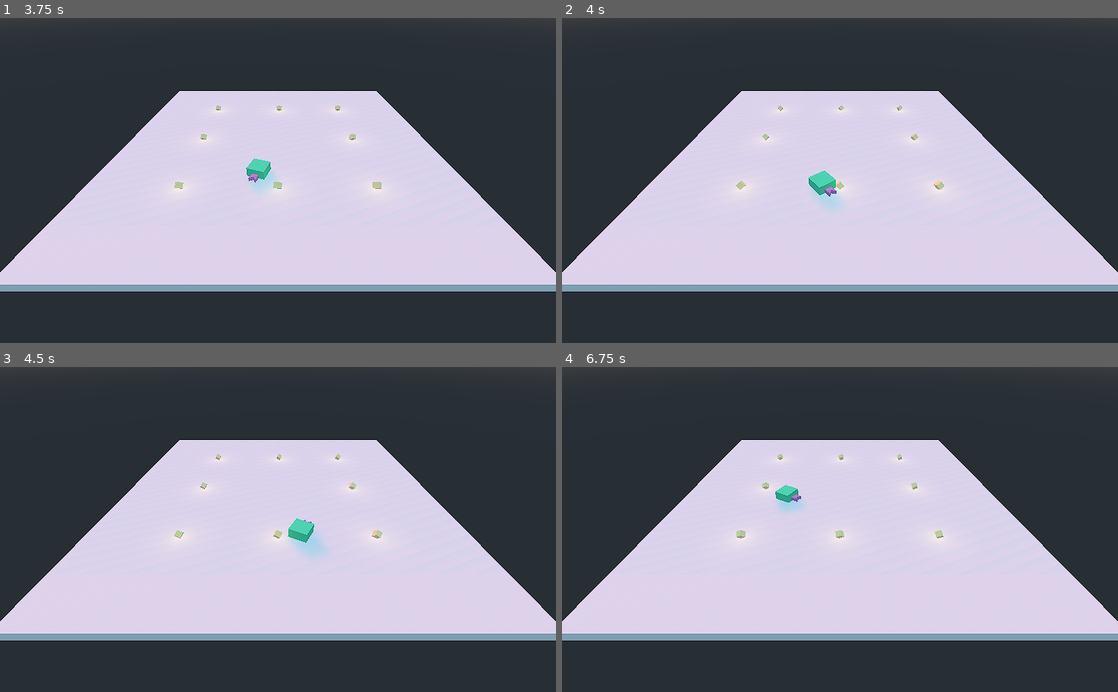
Above: before the commit, frames 1-4 (two rows, left to right).
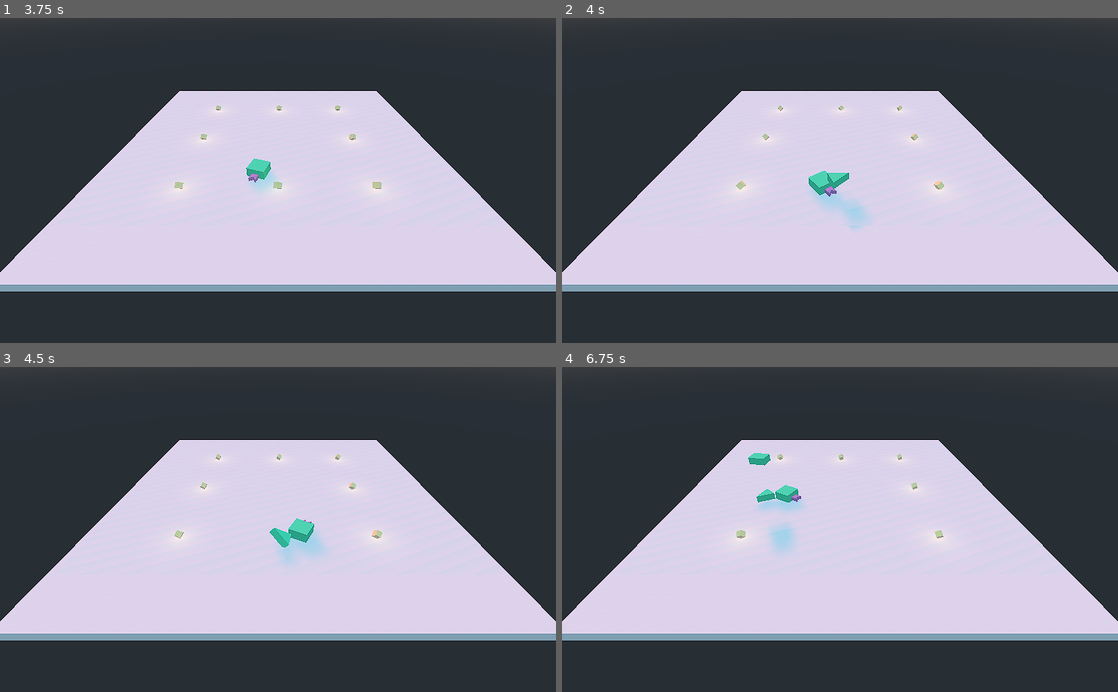
Above: after the commit, the same moments.

Repository: shinpansen/GodotSnake
Game: Godot game, scene res://Main.tscn
The game is run twice, just before and just after one commit, with the same random seed, the same clock (stepped at 60 frames per second) and the same inputs.
Inputs:
- Up to frame 1 (3.75 s): hold Right (ui_right) 0.53-1.28 s; hold Down (ui_down) 1.28-2.03 s; hold Right (ui_right) 2.03-3.53 s; hold Left (ui_left) from 3.53 s (still down)
- Up to frame 2 (4 s): keep holding Left (ui_left)
- Up to frame 3 (4.5 s): keep holding Left (ui_left)
- Up to frame 4 (6.75 s): release Left (ui_left) at 5.03 s; hold Down (ui_down) 5.03-5.78 s; hold Right (ui_right) from 5.78 s (still down)

Frame 1 is identical in both runs. In frame 2, 0.4% of the frame differs, in the area x 47-55%, y 47-65%; in frame 3, 0.3%; in frame 4, 0.6%, in the area x 33-51%, y 26-57%.
Error before the commit: Invalid call to function 'snake_add_new_body' in base 'KinematicBody (snake_head.gd)'. Expected 2 arguments. (res://Pick)

Commit message:
testing raycast

Diff:
--- /dev/null
+++ b/KinematicBody.gd
@@ -0,0 +1,16 @@
+extends KinematicBody
+
+
+# Declare member variables here. Examples:
+# var a = 2
+# var b = "text"
+
+
+# Called when the node enters the scene tree for the first time.
+func _ready():
+	pass # Replace with function body.
+
+func _process(delta):
+#	if $RayCast.is_colliding():
+#		print($RayCast.get_collision_point())
+	pass
--- a/Main.tscn
+++ b/Main.tscn
@@ -1,9 +1,11 @@
-[gd_scene load_steps=4 format=2]
+[gd_scene load_steps=5 format=2]
 
 [ext_resource path="res://Snake/Scenes/snake_head.tscn" type="PackedScene" id=1]
 [ext_resource path="res://Pick Ups/Scenes/pickup_grow.tscn" type="PackedScene" id=2]
 
 [sub_resource type="CubeMesh" id=1]
+
+[sub_resource type="BoxShape" id=3]
 
 [node name="Main" type="Spatial" groups=["Main"]]
 
@@ -17,9 +19,19 @@
 light_bake_mode = 2
 shadow_enabled = true
 
-[node name="Ground" type="MeshInstance" parent="."]
+[node name="Ground" type="Area" parent="."]
+collision_layer = 4
+collision_mask = 0
+
+[node name="MeshInstance" type="MeshInstance" parent="Ground"]
 transform = Transform( 20, 0, 0, 0, 0.5, 0, 0, 0, 20, 0, -0.5, 0 )
+layers = 4
 mesh = SubResource( 1 )
+skeleton = NodePath("../..")
+
+[node name="CollisionShape" type="CollisionShape" parent="Ground"]
+transform = Transform( 20, 0, 0, 0, 0.5, 0, 0, 0, 20, 0, -0.5, 0 )
+shape = SubResource( 3 )
 
 [node name="Snake" parent="." instance=ExtResource( 1 )]
 transform = Transform( -4.37114e-08, 0, 1, 0, 1, 0, -1, 0, -4.37114e-08, 0, 0, 0 )
--- a/Pick Ups/Scripts/pickup_base.gd
+++ b/Pick Ups/Scripts/pickup_base.gd
@@ -8,5 +8,5 @@
 
 func _on_body_entered(body):
 	if body.has_method("snake_add_new_body"):
-		body.snake_add_new_body(transform.origin)
+		body.snake_add_new_body(transform.origin, true)
 		queue_free()
--- a/Snake/Scenes/snake_body.tscn
+++ b/Snake/Scenes/snake_body.tscn
@@ -23,3 +23,11 @@
 [node name="CollisionShape" type="CollisionShape" parent="Area"]
 transform = Transform( -4.37114e-08, 0, 0.8, 0, 0.4, 0, -1, 0, -3.49691e-08, 0, 0, 0 )
 shape = SubResource( 4 )
+
+[node name="RayCast" type="RayCast" parent="."]
+transform = Transform( 1, 0, 0, 0, 1, 0, 0, 0, 1, 0, 0.5, 0 )
+enabled = true
+cast_to = Vector3( 0, -15, 0 )
+collision_mask = 4
+collide_with_areas = true
+collide_with_bodies = false
--- a/Snake/Scenes/snake_head.tscn
+++ b/Snake/Scenes/snake_head.tscn
@@ -38,3 +38,11 @@
 mesh = SubResource( 6 )
 skeleton = NodePath("../..")
 material/0 = SubResource( 5 )
+
+[node name="RayCast" type="RayCast" parent="."]
+transform = Transform( 1, 0, 0, 0, 1, 0, 0, 0, 1, 0, 0.5, 0 )
+enabled = true
+cast_to = Vector3( 0, -5, 0 )
+collision_mask = 4
+collide_with_areas = true
+collide_with_bodies = false
--- a/Snake/Scripts/snake_base.gd
+++ b/Snake/Scripts/snake_base.gd
@@ -4,21 +4,45 @@
 
 var moving_speed: float = 10
 var positions_history = []
+var raycast: RayCast = null
 
 var _tick_count: int = 0
 var _tick_time: float = 1000/60
 
 onready var _tick_start: int = OS.get_ticks_msec()
 
+
+func _ready():
+	pass
+
+
 func _physics_process(delta):
 	_tick_count = OS.get_ticks_msec() - _tick_start
+
+	if raycast == null:
+		for child in get_children():
+			if child is RayCast:
+				raycast = child
+				break
 
 	#Tick = adding new position history
 	if _tick_count >= _tick_time:
 		_tick_count = 0
 		_tick_start = OS.get_ticks_msec()
-		positions_history.push_front(transform)
-		print(transform.basis)
+		if raycast != null and raycast.is_colliding():
+			positions_history.push_front(Transform(transform.basis, raycast.get_collision_point()))
+		#positions_history.push_front(transform)
+#		var ds = get_world().direct_space_state
+#		var collision = ds.intersect_ray(
+#			global_transform.origin,
+#			Vector3(0, -10, 0),#transform.origin - Vector3(0, 50, 0),
+#			[self, KinematicBody],
+#			3,
+#			false,
+#			true)
+#		if collision:
+#			print("collide")
+#			positions_history.push_front(Transform(transform.basis, collision.position))
 
 	if positions_history.size() > history_max_size:
 		positions_history.pop_at(history_max_size)
